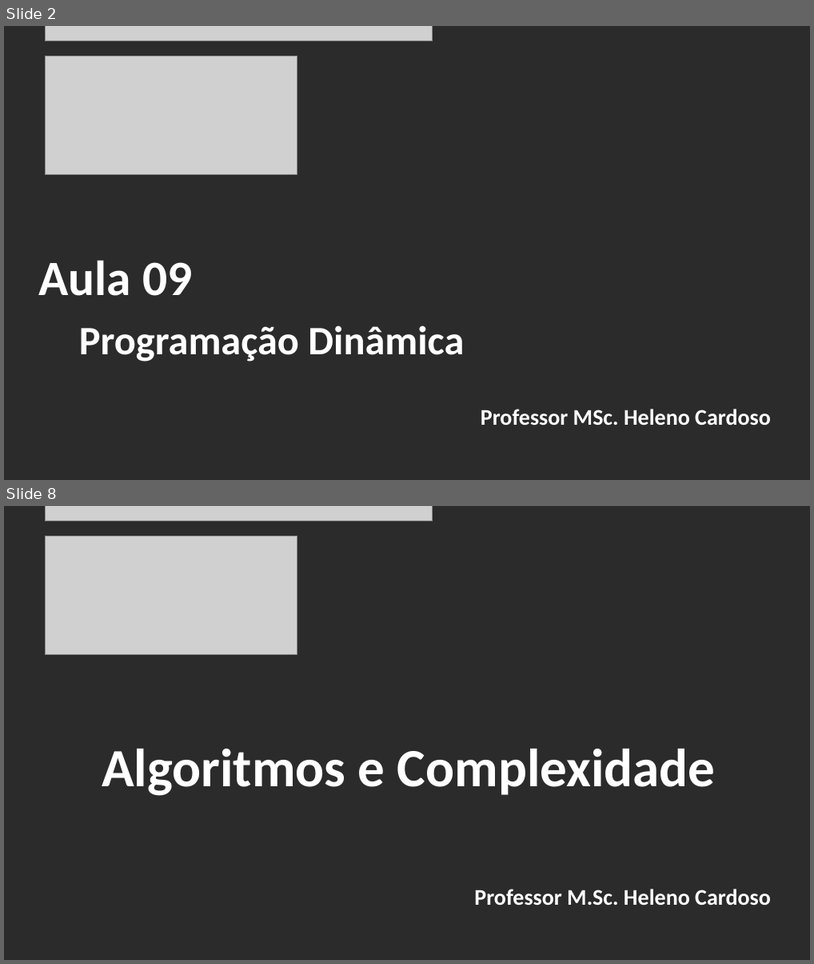
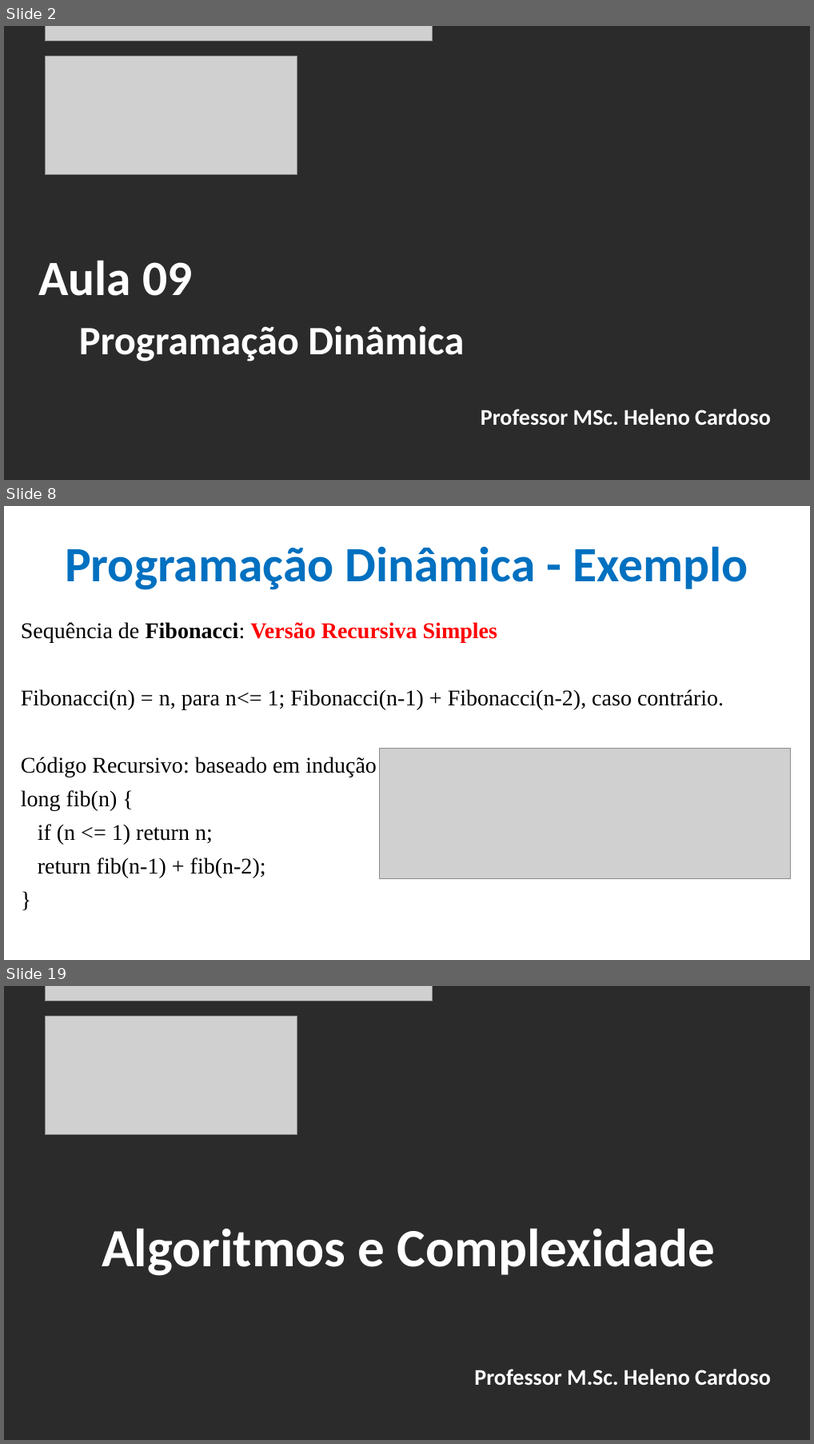
Before and after one commit to CloudEducationBrazil/WydenAlgoritmosEComplexidade, a slide deck: 01 Classes/Aula 09 - Algoritmos e Complexidade - Programação Dinâmica.pptx. Shown one above the other, each under a label of ours: slides 2 and 8 before the commit, slides 2, 8 and 19 after it; the slides between them are not shown. The pictures are 814x964 and 814x1444 pixels, drawn with LibreOffice and Linux fonts; fonts in the diff are those of the drawing; grey boxes stand for pictures; background and template pictures are left out; a plain dark background stands for a picture behind light text. Boxes give left, top, right and bottom in pixels: in the first picture for what was removed or moved away, otherwise in the second. Text is boxed around its words. In the diff, an @@ line names an element or a change of style, - is before the commit and + after.

Commit message:
Alg e Compl - Programação Dinamica 11102025

```diff
--- a/01 Classes/Aula 09 - Algoritmos e Complexidade - Programação Dinâmica.pptx
+++ b/01 Classes/Aula 09 - Algoritmos e Complexidade - Programação Dinâmica.pptx
@@ slide 8 added at (x1=4, y1=506, x2=810, y2=960), background picture (left out) @@
@@ title added at (x1=65, y1=546, x2=748, y2=590), 44 pt, text #0070C0, bold @@
+Programação Dinâmica - Exemplo
@@ text added at (x1=21, y1=622, x2=724, y2=878), 20 pt, text #000000 @@
+Sequência de Fibonacci: Versão Recursiva Simples
+Fibonacci(n) = n, para n<= 1; Fibonacci(n-1) + Fibonacci(n-2), caso contrário.
+Código Recursivo: baseado em indução
+long fib(n) {
+if (n <= 1) return n;
+return fib(n-1) + fib(n-2);
+}
@@ picture added at (x1=380, y1=748, x2=791, y2=878) @@
@@ what was slide 8 is now slide 19 @@
```
Also in this commit, not shown: 5 slides changed, 10 other slides added.
